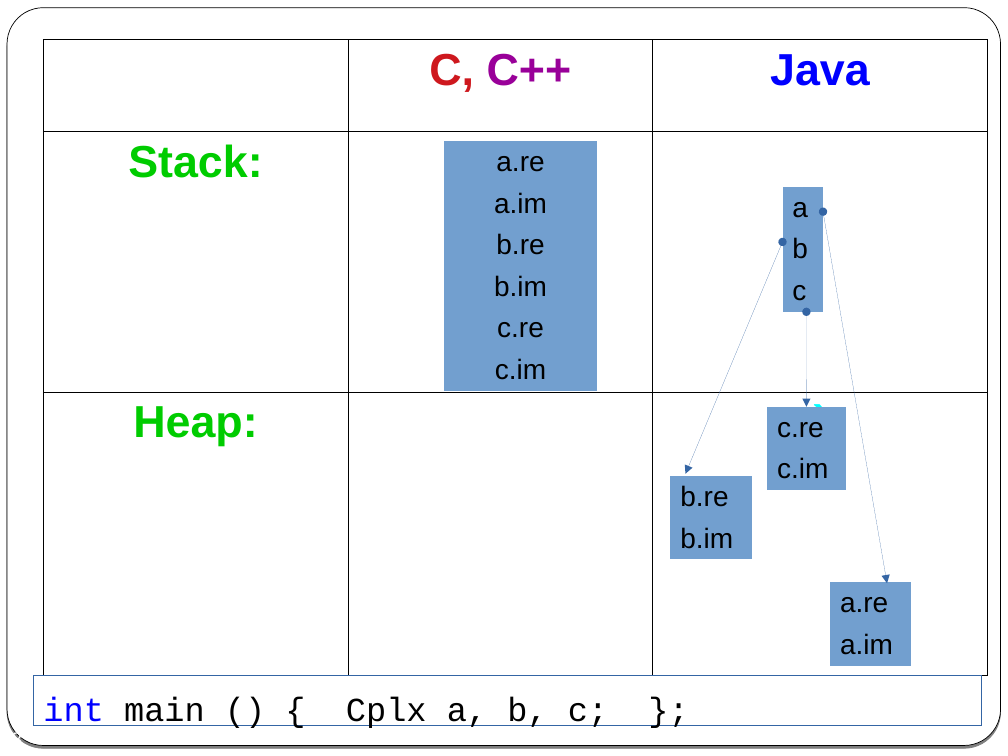
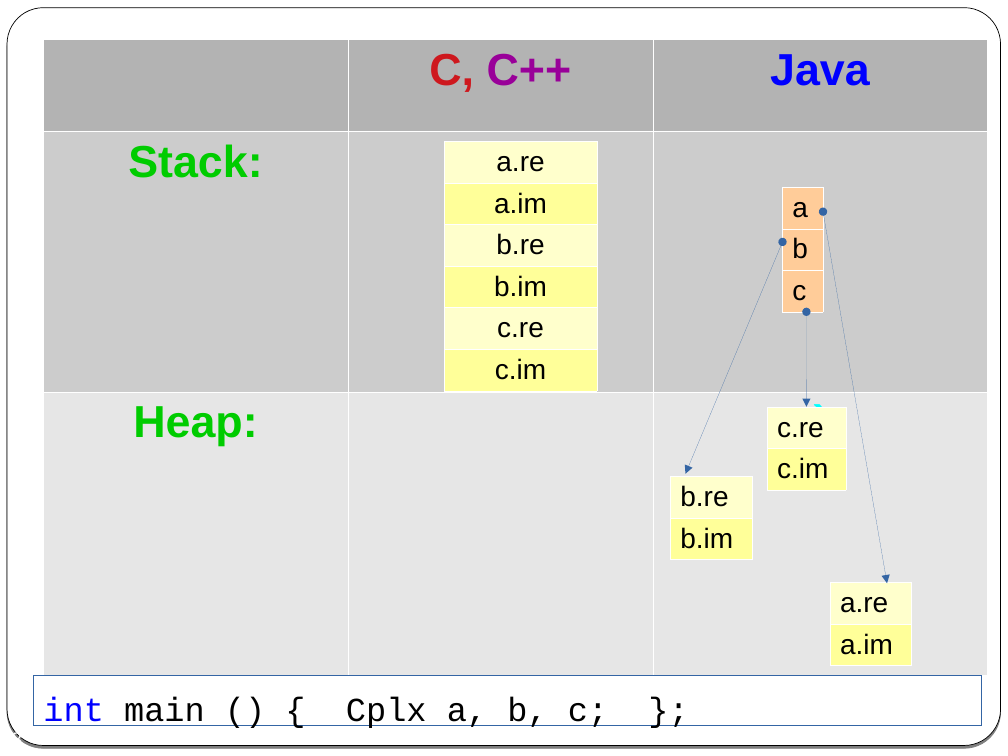
Before and after one commit to cpp-at-ariel/cpp-5779, a slide deck: slide 8 of 02-classes-constructors-destructors/slides-1-classes.odp. Drawn at 1008x756 pixels with LibreOffice and Linux fonts; fonts in the diff are those of the drawing. Boxes give left, top, right and bottom in pixels: in the first picture for what was removed or moved away, otherwise in the second. Text is boxed around its words. In the diff, an @@ line names an element or a change of style, - is before the commit and + after.

```diff
--- a/02-classes-constructors-destructors/slides-1-classes.odp
+++ b/02-classes-constructors-destructors/slides-1-classes.odp
@@ table at bbox=[43, 39, 987, 675] @@
@@ fill none to #B3B3B3 in 2 cells @@
@@ fill none to #CCCCCC in row 2, column 1 @@
@@ fill none to #E6E6E6 in 2 cells @@
@@ borders changed @@
@@ table at bbox=[445, 141, 598, 391] @@
@@ fill #729FCF to #FFFFCC in 3 cells @@
@@ fill #729FCF to #FFFF99 in 3 cells @@
@@ borders changed @@
@@ table at bbox=[782, 187, 823, 312] @@
@@ fill #729FCF to #FFCC99 in 3 cells @@
@@ borders changed @@
@@ table at bbox=[767, 407, 846, 491] @@
@@ fill #729FCF to #FFFFCC in row 1, column 1 @@
@@ fill #729FCF to #FFFF99 in row 2, column 1 @@
@@ borders changed @@
@@ table at bbox=[670, 476, 752, 559] @@
@@ fill #729FCF to #FFFFCC in row 1, column 1 @@
@@ fill #729FCF to #FFFF99 in row 2, column 1 @@
@@ borders changed @@
@@ table at bbox=[831, 583, 911, 666] @@
@@ fill #729FCF to #FFFFCC in row 1, column 1 @@
@@ fill #729FCF to #FFFF99 in row 2, column 1 @@
@@ borders changed @@
```
Also in this commit, not shown: 3 other slides changed, 9 other files.
